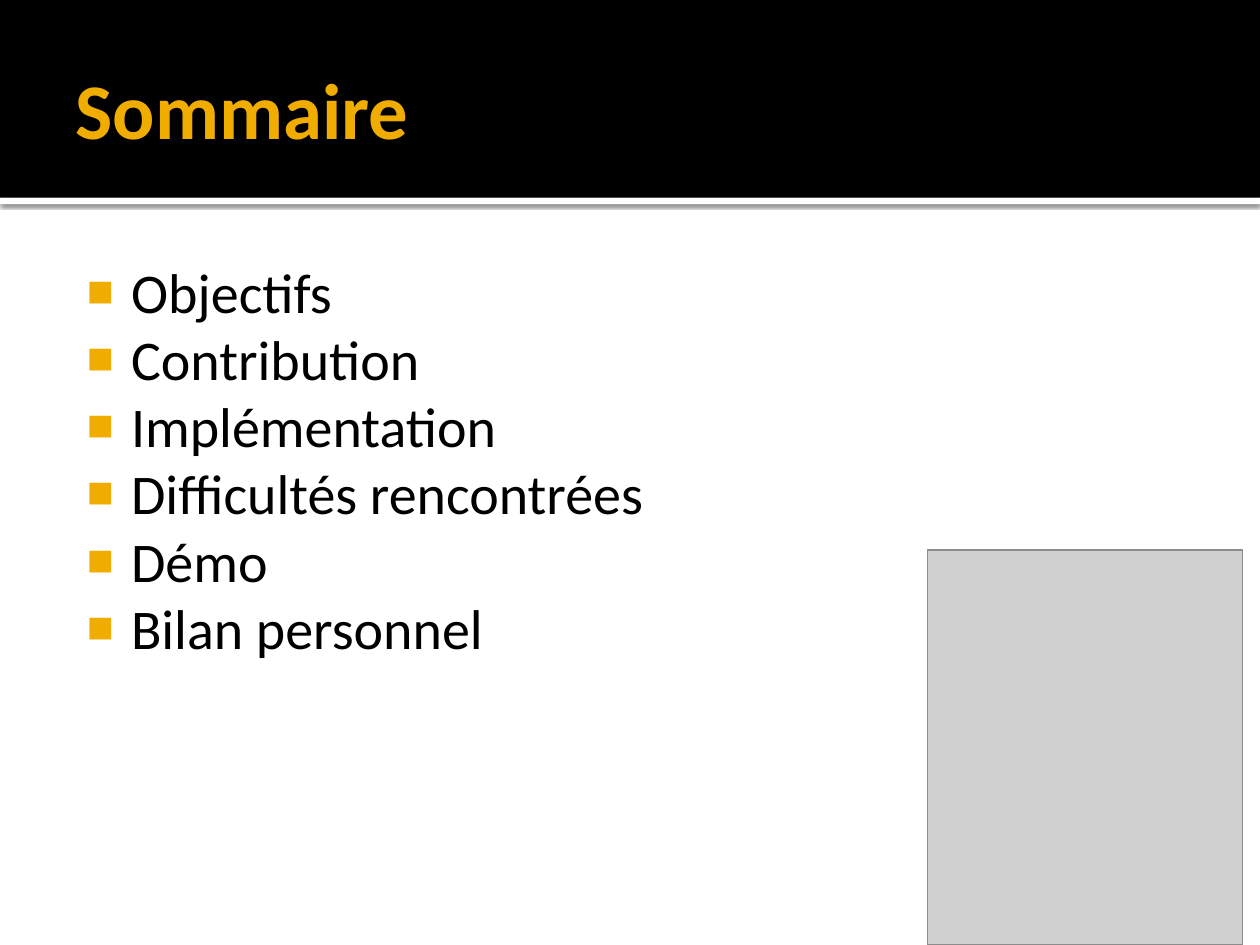
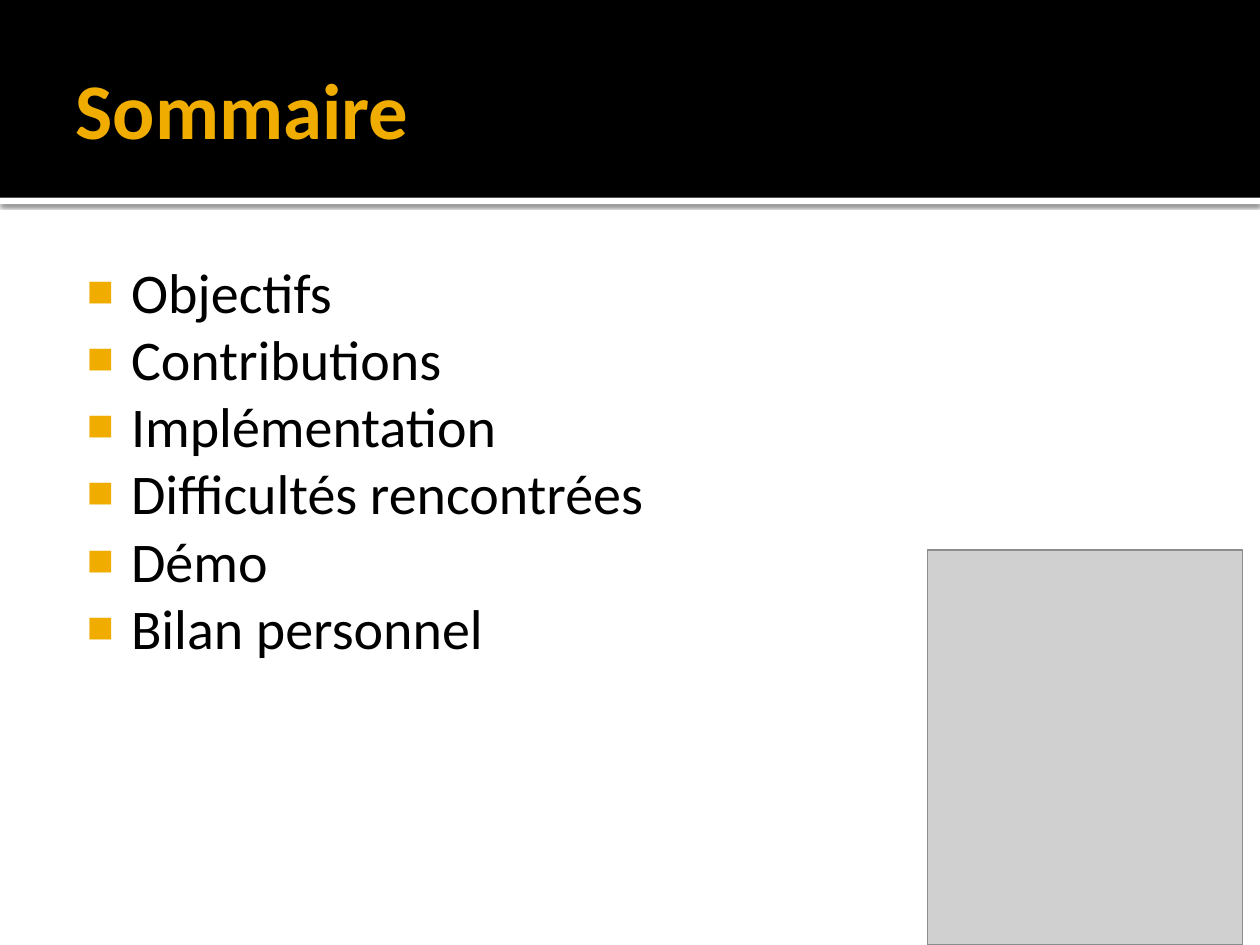
Before and after one commit to Louspirit/MiniCraft, a slide deck: slide 2 of doc/Presentation_Minicraft.pptx. Drawn at 1260x945 pixels with LibreOffice and Linux fonts; fonts in the diff are those of the drawing; grey boxes stand for pictures. Boxes give left, top, right and bottom in pixels: in the first picture for what was removed or moved away, otherwise in the second. Text is boxed around its words. In the diff, an @@ line names an element or a change of style, - is before the commit and + after.

Commit message:
MaJ sur les slides Objectifs, Contributions et correction orthographique sur le slide du sommaire

```diff
--- a/doc/Presentation_Minicraft.pptx
+++ b/doc/Presentation_Minicraft.pptx
@@ text at [131,341,441,381]: text changed @@
-■ Contribution
+■ Contributions
```
Also in this commit, not shown: 2 other slides changed.
